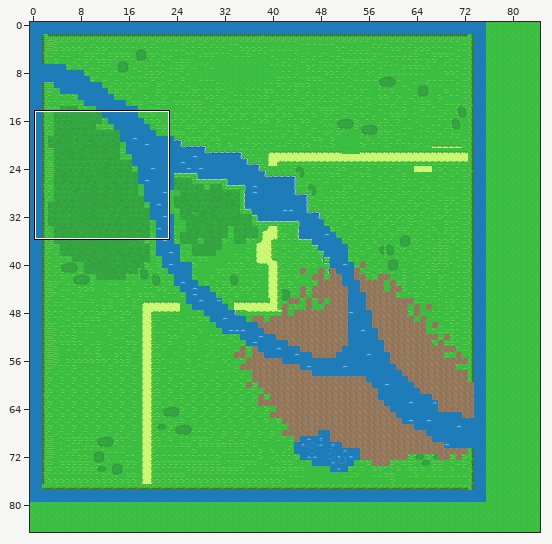
Two versions of a level (Tiled map, resources/maps/Map-1.tmx). Above, an overview of the earlier version with the close-up marked.
Close-up. Old version:
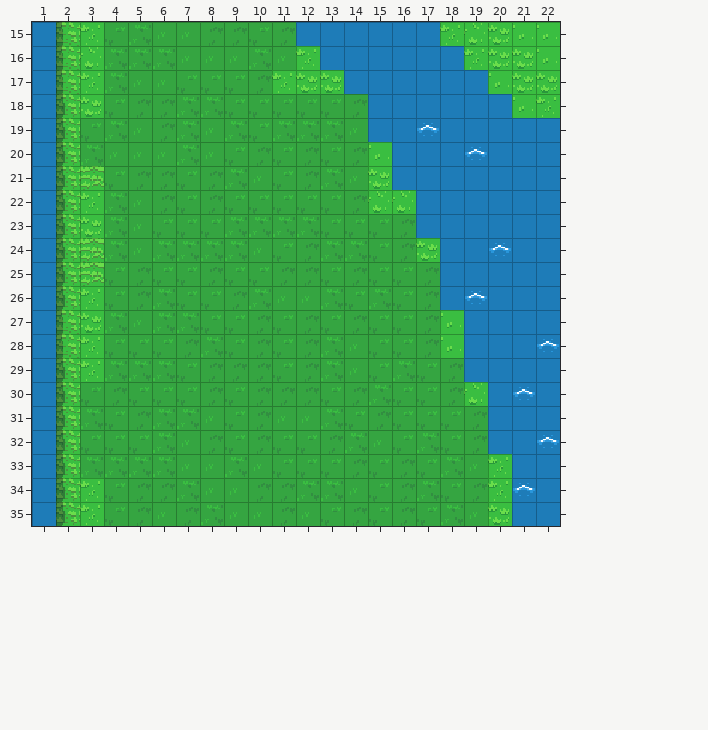
Cells are 16x16 px. Shown: x 1..22, y 15..35. The commit also changed other parts of the map, which this record leaves out.
And afterwards:
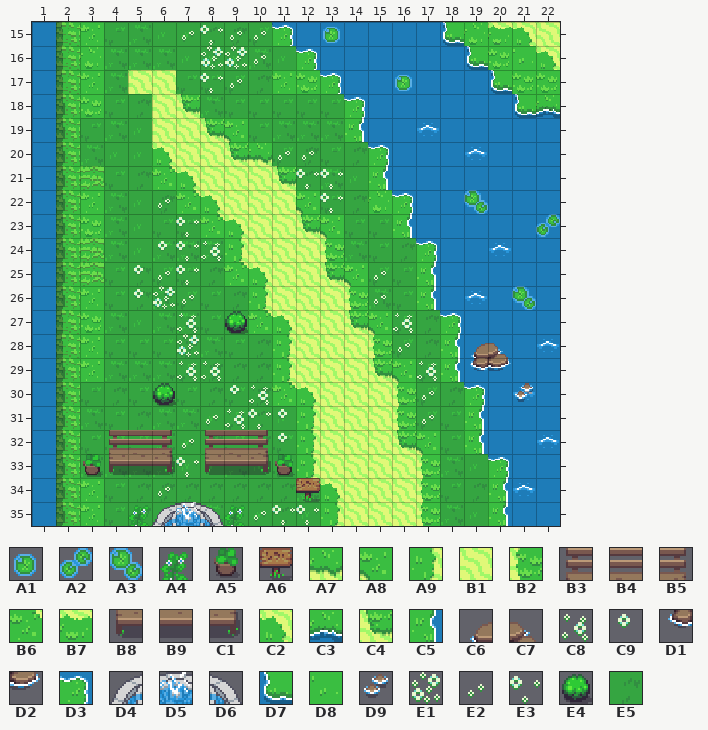
Key: from "Base": A1 3, A2 4, A3 5, A4 72, A5 75, A6 114, A7 121, A8 122, A9 160, B1 161, B2 162, B3 188, B4 189, B5 190, B6 200, B7 201, B8 228, B9 229, C1 230, C2 241, C3 243, C4 280, C5 282, C6 291, C7 292, C8 320, C9 321, D1 331, D2 332, D3 363, D4 385, D5 386, D6 387, D7 402, D8 405, D9 414, E1 443, E2 482, E3 483, E4 562, E5 1178.
__ is an empty cell.
Tiles of an added or newly shown layer are drawn over the layers below it.
From old to new:
Changed rows in their new state; .. is an unchanged cell.
Layer "decoration" (now shown):
first column x 3:
15 .. .. .. .. E2 E3 E2 E2 D3 .. A1 .. .. .. .. D7 .. B7 C2 B1
16 .. .. .. .. .. E1 E1 E2 .. D3 .. .. .. .. .. .. D7 .. D8 C2
17 .. .. B1 B1 .. E3 E2 .. .. .. D3 .. .. A1 .. .. .. D7 .. ..
18 .. .. .. B1 C4 .. .. .. .. .. .. D3 .. .. .. .. .. .. D7 C3
19 .. .. .. B1 B1 C4 A8 .. .. .. .. C5 .. .. .. .. .. .. .. ..
20 .. .. .. C2 B1 B1 C4 A7 E2 E2 .. .. D3 .. .. .. .. .. .. ..
21 .. .. .. B6 C2 B1 B1 B1 C4 E3 E3 .. C5 .. .. .. .. .. .. ..
22 .. .. .. E2 B6 C2 B1 B1 B1 A8 E3 .. .. D3 .. .. A3 .. .. ..
23 .. .. .. .. E3 B6 C2 B1 B1 C4 A8 .. .. C5 .. .. .. .. .. A2
24 .. .. .. C9 E3 C8 A9 B1 B1 B1 B2 .. .. .. D3 .. .. .. .. ..
25 .. .. C9 E2 E3 .. B6 C2 B1 B1 C4 A8 E2 .. C5 .. .. .. .. ..
26 .. .. C9 E1 E2 .. .. A9 B1 B1 B1 B2 E2 .. C5 .. .. .. A3 ..
27 .. .. .. .. C8 .. E4 B6 C2 B1 B1 C4 A8 C8 .. D3 .. .. .. ..
28 .. .. .. .. E1 .. .. .. A9 B1 B1 B1 B2 E2 .. C5 C6 C7 .. ..
29 .. .. .. .. C8 C8 .. .. A9 B1 B1 B1 C4 A8 C8 C5 D1 D2 .. ..
30 .. .. .. E4 .. .. C9 C8 B6 C2 B1 B1 B1 B2 E2 .. D3 .. D9 ..
31 .. .. .. .. .. E2 C8 E3 C9 A9 B1 B1 B1 B2 E2 .. C5 .. .. ..
32 .. B3 B4 B5 E2 B3 B4 B5 C9 A9 B1 B1 B1 C4 A8 .. C5 .. .. ..
33 A5 B8 B9 C1 E3 B8 B9 C1 A5 A9 B1 B1 B1 B1 B2 .. .. D3 .. ..
34 .. .. .. E2 E5 E5 E5 .. .. A6 C2 B1 B1 B1 B2 .. .. C5 .. ..
35 .. .. A4 D4 D5 D6 A4 E2 E3 E3 A9 B1 B1 B1 B2 .. .. C5 .. ..
Where, in picture pixels (left, top, right, bottom), the same in both close-ups:
added: (83, 22, 560, 526)
